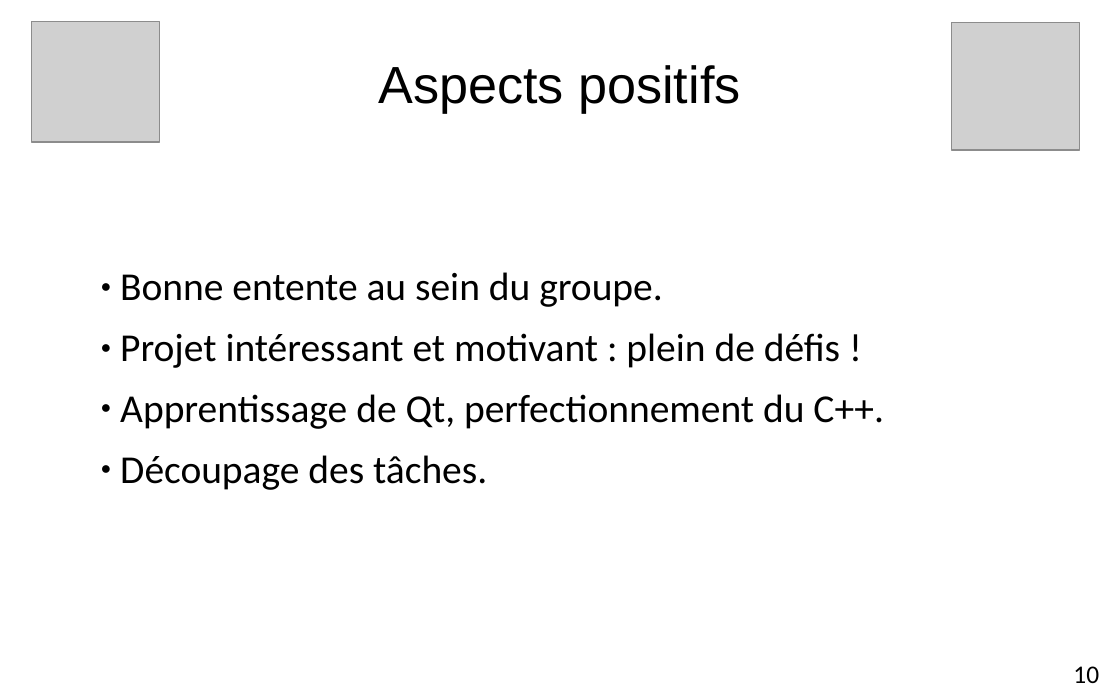
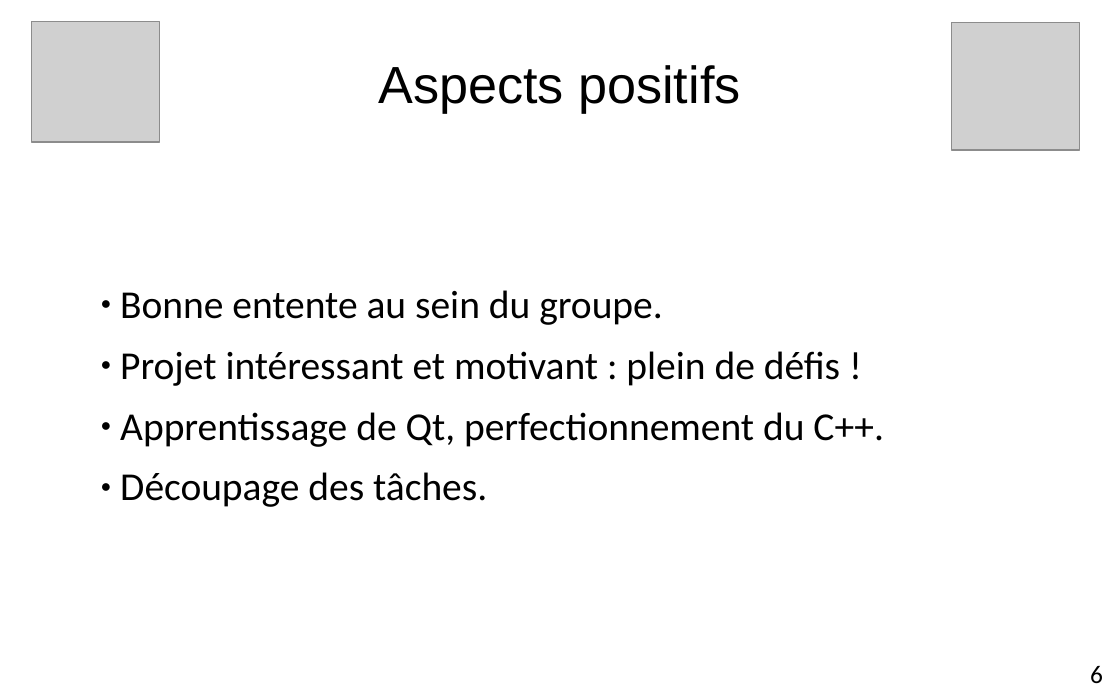
Before and after one commit to edri/ProjetChat2015, a slide deck: slide 7 of Documentation/Présentation/Projet de semestre.pptx. Drawn at 1120x700 pixels with LibreOffice and Linux fonts; fonts in the diff are those of the drawing; grey boxes stand for pictures; background and template pictures are left out. Boxes give left, top, right and bottom in pixels: in the first picture for what was removed or moved away, otherwise in the second. Text is boxed around its words. In the diff, an @@ line names an element or a change of style, - is before the commit and + after.

```diff
--- a/Documentation/Présentation/Projet de semestre.pptx
+++ b/Documentation/Présentation/Projet de semestre.pptx
@@ text "Bonne entente au sein du ...": place and size @@
-text "Bonne entente au sein du ..." at (120,272,884,490)
+text "Bonne entente au sein du ..." at (120,290,884,507)
@@ text at (1090,666,1103,684): text changed @@
-10
+6
```
Also in this commit, not shown: 3 other slides changed, 2 other files.
